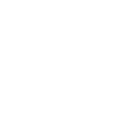
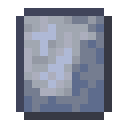
Revision of a layered 128x128 image; what changed, layer by layer:
added layer "defa card" above "card base" over [16, 8, 112, 120]
